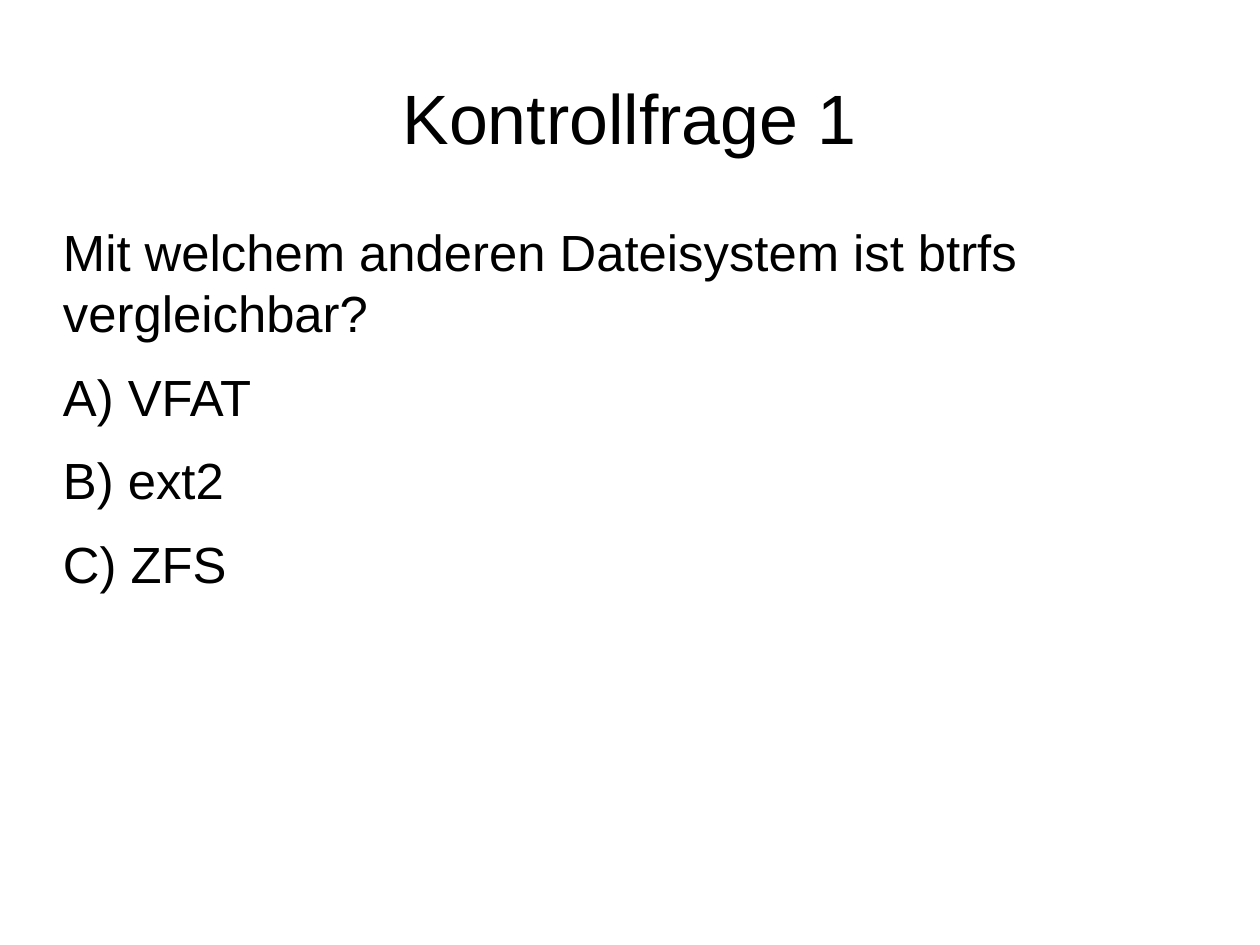
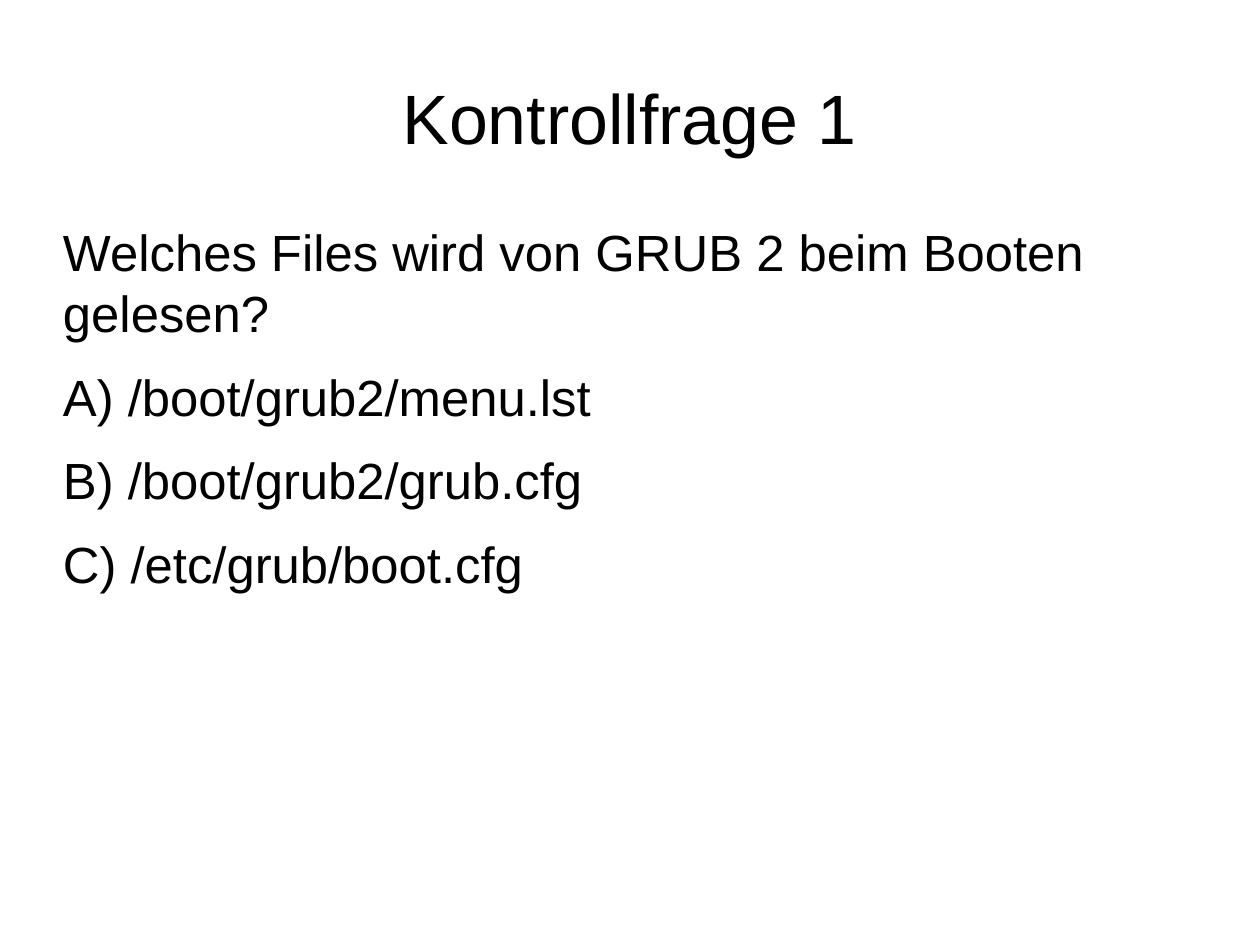
Before and after one commit to adfinis/adsy-trainings, a slide deck: slide 2 of SSA_SUSE-System-Administration/1004_grub2/modul_grub2_1004_04_check.odp. Drawn at 1260x945 pixels with LibreOffice and Linux fonts; fonts in the diff are those of the drawing. Boxes give left, top, right and bottom in pixels: in the first picture for what was removed or moved away, otherwise in the second. Text is boxed around its words. In the diff, an @@ line names an element or a change of style, - is before the commit and + after.

Commit message:
update module grub2

```diff
--- a/SSA_SUSE-System-Administration/1004_grub2/modul_grub2_1004_04_check.odp
+++ b/SSA_SUSE-System-Administration/1004_grub2/modul_grub2_1004_04_check.odp
@@ text at (63, 234, 1084, 593): text changed @@
-Mit welchem anderen Dateisystem ist btrfs vergleichbar?
-A) VFAT
-B) ext2
-C) ZFS
+Welches Files wird von GRUB 2 beim Booten gelesen?
+A) /boot/grub2/menu.lst
+B) /boot/grub2/grub.cfg
+C) /etc/grub/boot.cfg
```
Also in this commit, not shown: 4 other slides changed, 1 other file.
